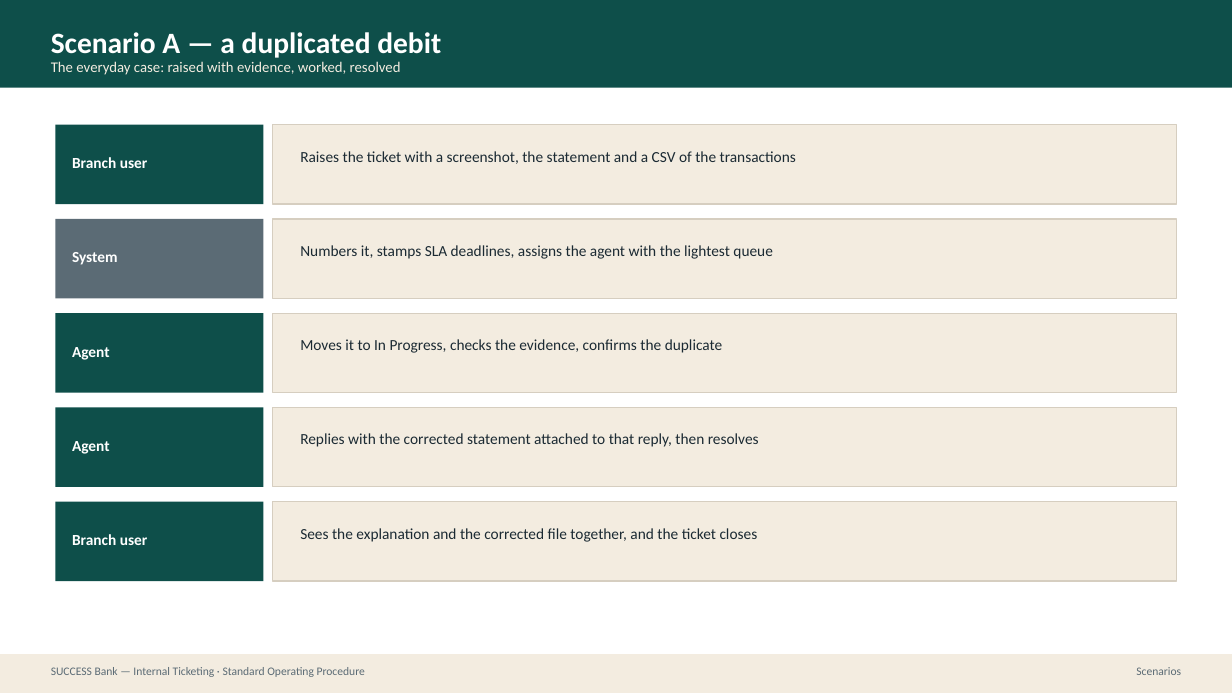
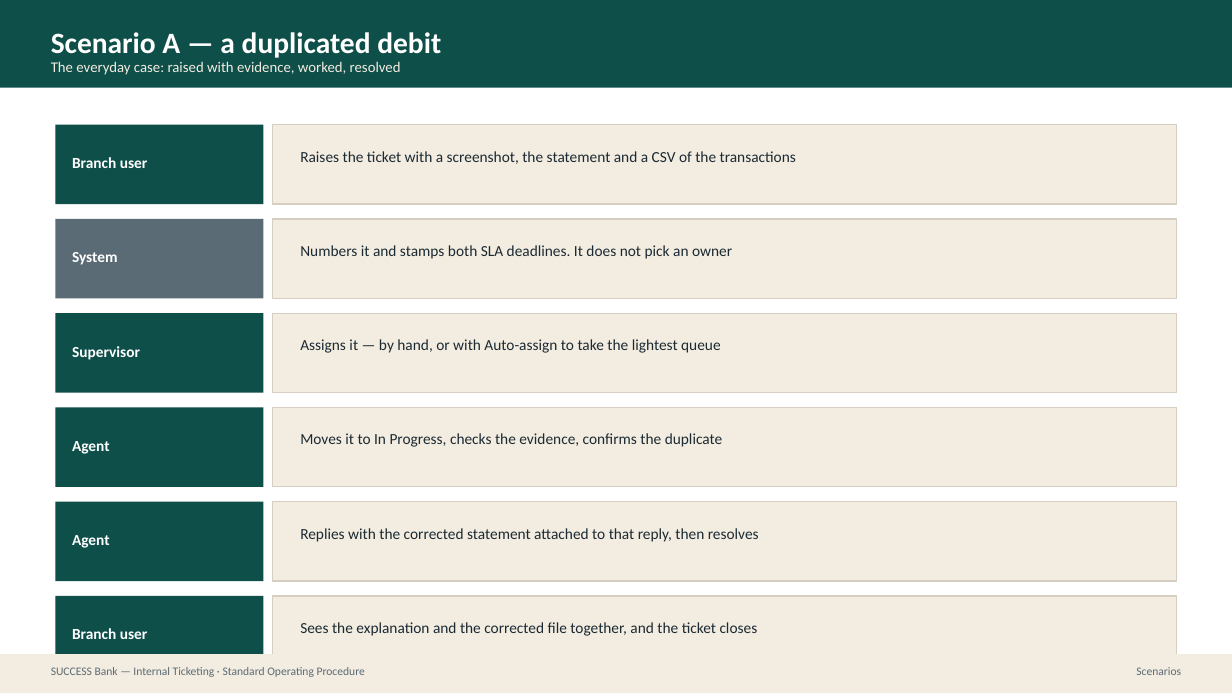
Before and after one commit to prajwal-patil-hub/Internal-Banking-Ticketing-System, a slide deck: slide 56 of docs/sop/SUCCESS-Bank-Ticketing-SOP.pptx (slide 50 before the commit). Drawn at 1232x693 pixels with LibreOffice and Linux fonts; fonts in the diff are those of the drawing. Boxes give left, top, right and bottom in pixels: in the first picture for what was removed or moved away, otherwise in the second. Text is boxed around its words. In the diff, an @@ line names an element or a change of style, - is before the commit and + after.

```diff
--- a/docs/sop/SUCCESS-Bank-Ticketing-SOP.pptx
+++ b/docs/sop/SUCCESS-Bank-Ticketing-SOP.pptx
@@ text at [300, 245, 732, 259]: text changed @@
-Numbers it, stamps SLA deadlines, assigns the agent with the lightest queue
+Numbers it and stamps both SLA deadlines. It does not pick an owner
@@ text at [72, 346, 140, 360]: text changed @@
-Agent
+Supervisor
@@ text added at [300, 339, 721, 353], 12 pt, text #1B2A33 @@
+Assigns it — by hand, or with Auto-assign to take the lightest queue
@@ text added at [72, 535, 110, 548], 12 pt, text #FFFFFF, bold @@
+Agent
@@ rectangle added at [55, 596, 263, 676], fill #0E4F4A @@
@@ rectangle added at [273, 596, 1177, 676], fill #F3ECE0, outline #D6CEC0 1 pt @@
@@ 4 texts: place and size @@
-4 texts at [72, 339, 759, 545]
+4 texts at [72, 433, 759, 639]
```
Also in this commit, not shown: 19 other slides changed, 6 slides added, 31 other files.
